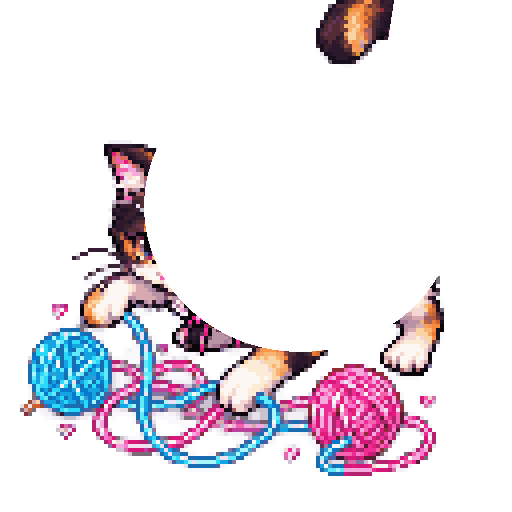
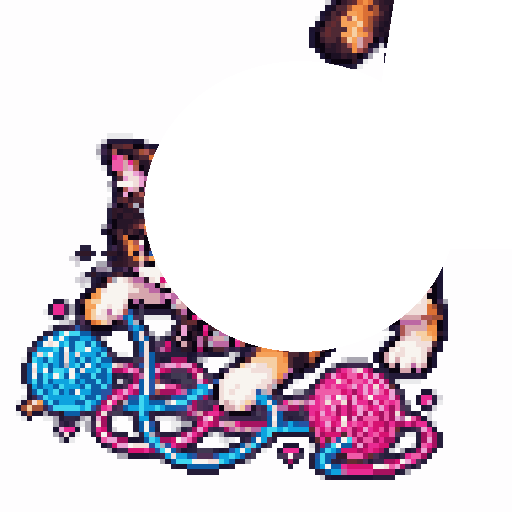
The second (512, 512) image is a revision of the first. Changes to its layers:
painted on "head" over left=144, top=61, right=448, bottom=352
painted on "tail" over left=382, top=0, right=394, bottom=63
